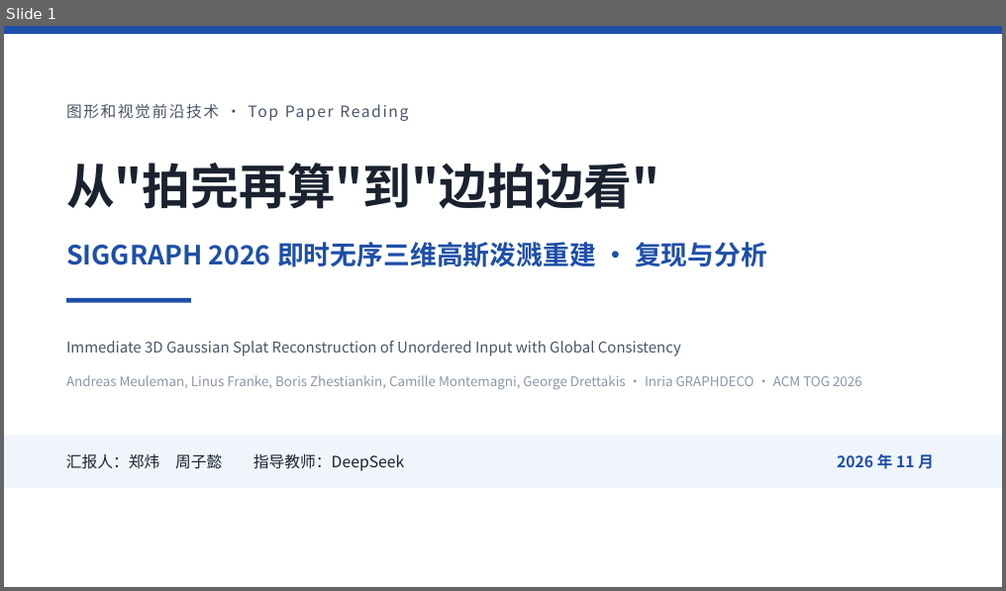
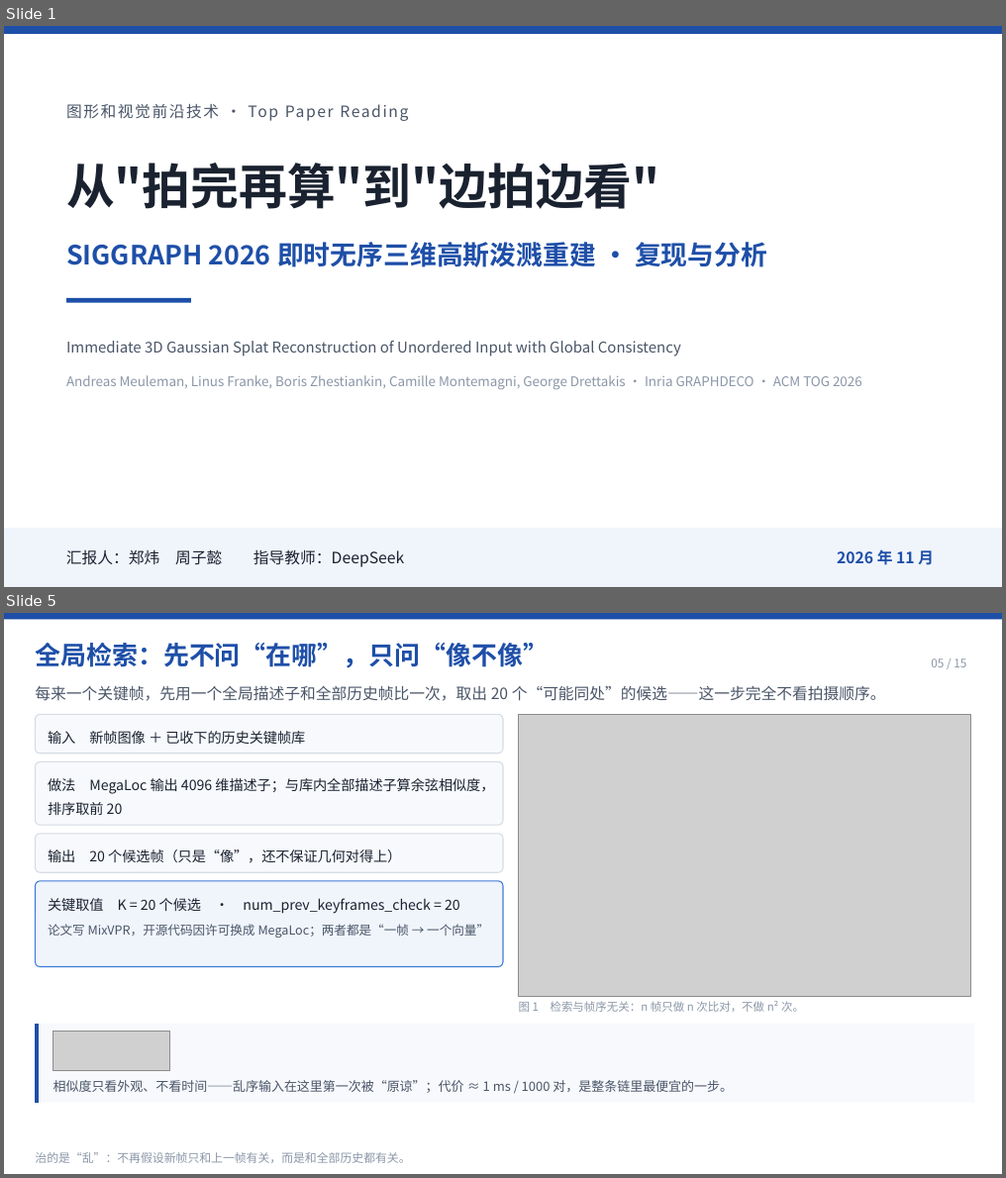
Before and after one commit to LeoZhengWei/ecnu-cs, a slide deck: ecnu-cg/02-PPT/PPT-即时三维高斯泼溅重建.pptx. Shown one above the other, each under a label of ours: slide 1 before the commit, slides 1 and 5 after it; the slides between them are not shown. The pictures are 1006x591 and 1006x1178 pixels, drawn with LibreOffice and Linux fonts; fonts in the diff are those of the drawing; grey boxes stand for pictures. Boxes give left, top, right and bottom in pixels: in the first picture for what was removed or moved away, otherwise in the second. Text is boxed around its words. In the diff, an @@ line names an element or a change of style, - is before the commit and + after.

Commit message:
feat(ecnu-cg): PPT 重构为「七步各一页」，报告同步并补七张方法示意图
- PPT 15 页重排：P2 背景+四类问题、P3 摘要+贡献+创新（原四页压成两页）；
  P4 方法总览；P5-P11 七个步骤各一页，每页固定「做什么/示意图/核心公式/
  关键超参/为什么」五段；P12 补 4 条消融条；P13 删掉全部复现工程问题，
  只留论文自述边界。原「三代工作演进」页并入 P14 结论首句。
- 新增 figs/fig1..7 七张 matplotlib 示意图与 formula/f05..11 七张公式渲染图
  （原底部公式为 ASCII 拼写法，现统一为矢量排版图）。
- slide 源码 slides/01..15 全量同步；新增 tools/figs.py、gen_steps.py、
  render_formula.py 三个可复现生成脚本。
- 报告 3.3 节按七步重写（总表+每步一段+居中公式），插入图 1-7；
  01-报告/img/m1..m7.png 与插值脚本 tools/insert_figs.py 一并入库。
- 讲稿第 2 章重写为主讲 12:20（另附 10 分钟压缩方案）；STORY、讲稿要点、
  交付说明、README 同步；「跳数」口径统一修正为「加权图距」。

```diff
--- a/ecnu-cg/02-PPT/PPT-即时三维高斯泼溅重建.pptx
+++ b/ecnu-cg/02-PPT/PPT-即时三维高斯泼溅重建.pptx
@@ slide 5 added at box(4, 613, 1002, 1174), background #FFFFFF @@
@@ rectangle added at box(4, 613, 1002, 619), fill #1E4FA8 @@
@@ text added at box(35, 643, 548, 668), 24.8 pt, text #1E4FA8, bold @@
+全局检索：先不问“在哪”，只问“像不像”
@@ text added at box(931, 659, 966, 667), 11.2 pt, text #8B97A8 @@
+05 / 15
@@ text added at box(35, 686, 886, 701), 15 pt, text #4A5568 @@
+每来一个关键帧，先用一个全局描述子和全部历史帧比一次，取出 20 个“可能同处”的候选——这一步完全不看拍摄顺序。
@@ rounded rectangle added at box(36, 714, 503, 753), fill #F7F9FC, outline #D6DCE5 1 pt @@
@@ text added at box(48, 731, 305, 744), 13.5 pt, text #1A2230 @@
+输入 新帧图像 ＋ 已收下的历史关键帧库
@@ picture added at box(519, 714, 971, 996) @@
@@ rounded rectangle added at box(36, 761, 503, 825), fill #F7F9FC, outline #D6DCE5 1 pt @@
@@ text added at box(48, 778, 494, 815), 13.5 pt, text #1A2230 @@
+做法 MegaLoc 输出 4096 维描述子；与库内全部描述子算余弦相似度，排序取前 20
@@ rounded rectangle added at box(36, 834, 503, 872), fill #F7F9FC, outline #D6DCE5 1 pt @@
@@ text added at box(48, 850, 401, 863), 13.5 pt, text #1A2230 @@
+输出 20 个候选帧（只是“像”，还不保证几何对得上）
@@ rounded rectangle added at box(36, 881, 503, 967), fill #F0F5FC, outline #3D7BD9 1 pt @@
@@ text added at box(48, 898, 460, 914), 13.5 pt, text #1A2230 @@
+关键取值 K = 20 个候选 · num_prev_keyframes_check = 20
@@ text added at box(48, 924, 489, 938), 12 pt, text #4A5568 @@
+论文写 MixVPR，开源代码因许可换成 MegaLoc；两者都是“一帧 → 一个向量”
@@ freeform shape added at box(36, 1024, 975, 1103), fill #1E4FA8 @@
@@ rectangle added at box(40, 1024, 975, 1103), fill #F7F9FC @@
@@ text added at box(519, 1001, 804, 1012), 10.9 pt, text #8B97A8 @@
+图 1 检索与帧序无关：n 帧只做 n 次比对，不做 n² 次。
@@ picture added at box(54, 1032, 170, 1070) @@
@@ text added at box(54, 1080, 733, 1093), 12.4 pt, text #4A5568 @@
+相似度只看外观、不看时间——乱序输入在这里第一次被“原谅”；代价 ≈ 1 ms / 1000 对，是整条链里最便宜的一步。
@@ text added at box(35, 1153, 410, 1163), 11.2 pt, text #8B97A8 @@
+治的是“乱”：不再假设新帧只和上一帧有关，而是和全部历史都有关。
@@ slide 1 changed as well @@
@@ rectangle: place and size @@
-rectangle at box(4, 436, 1002, 488)
+rectangle at box(4, 528, 1002, 587)
@@ text "汇报人：郑炜 周子懿 指导教师：DeepSeek": place and size @@
-text "汇报人：郑炜 周子懿 指导教师：DeepSeek" at box(66, 454, 404, 472)
+text "汇报人：郑炜 周子懿 指导教师：DeepSeek" at box(66, 550, 404, 568)
@@ text "2026 年 11 月": place and size @@
-text "2026 年 11 月" at box(837, 454, 934, 470)
+text "2026 年 11 月" at box(837, 550, 934, 566)
```
Also in this commit, not shown: 6 other slides changed, 7 other slides added, 8 slides removed, 47 other files.
